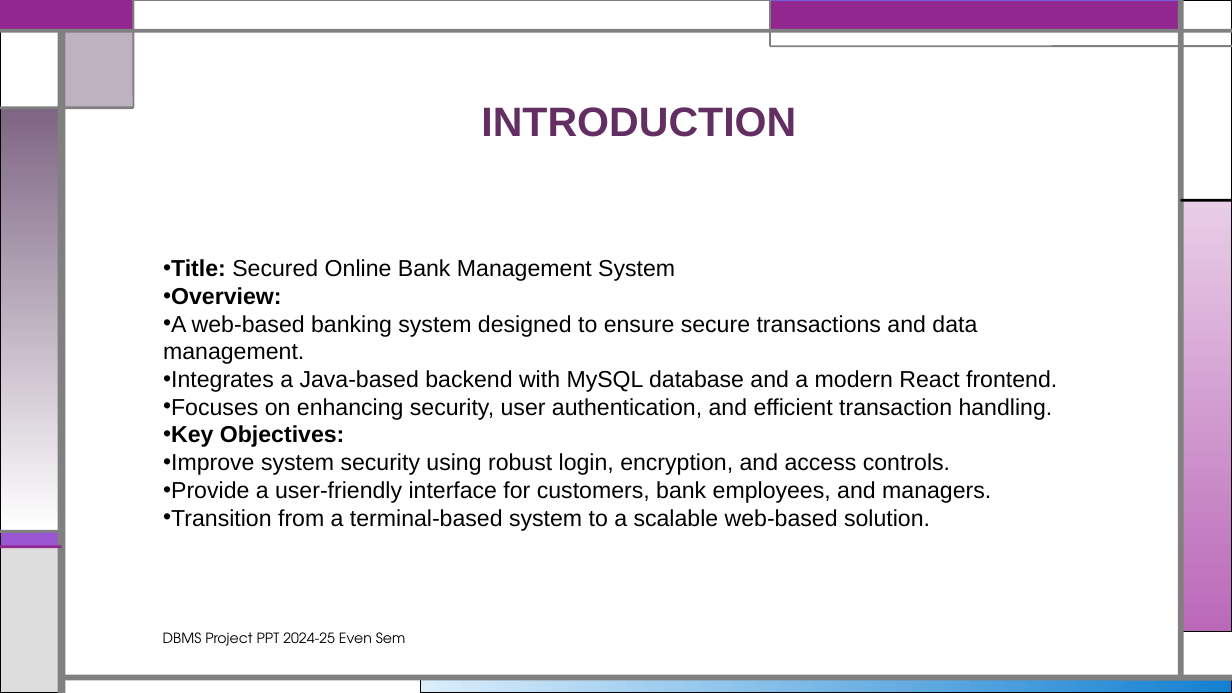
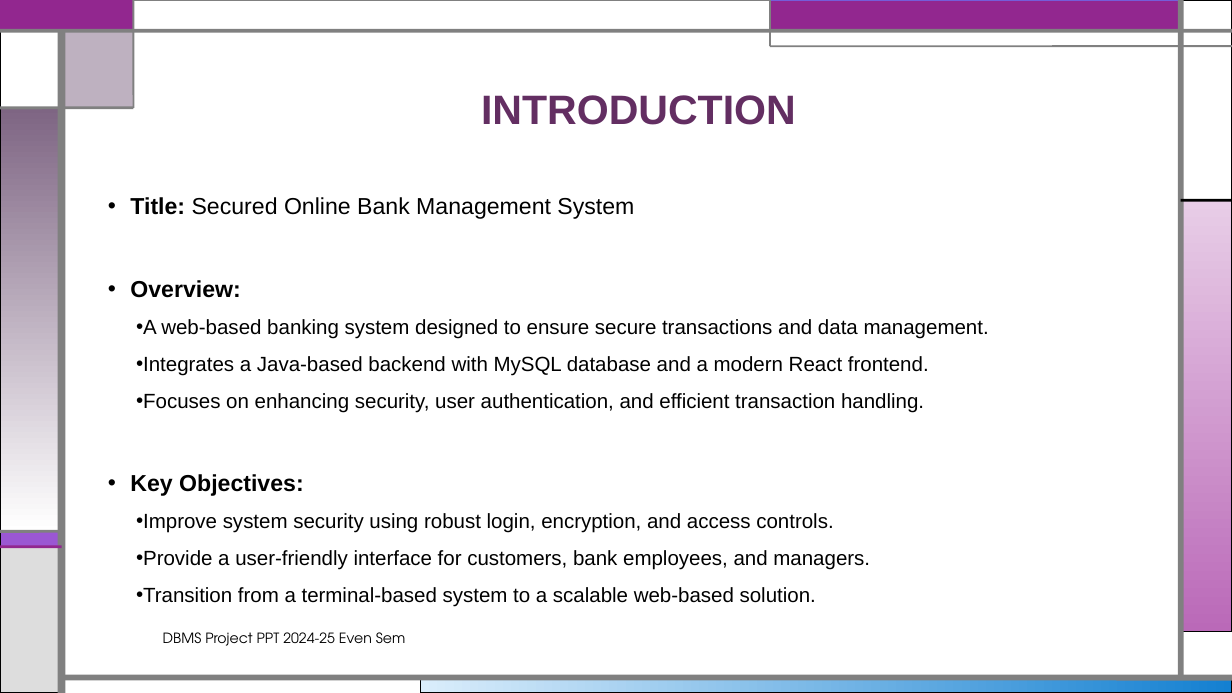
Before and after one commit to Drishay/CollegeProjects, a slide deck: slide 3 of DBMS-Project/others-details/Presentation-001.pptx. Drawn at 1232x693 pixels with LibreOffice and Linux fonts; fonts in the diff are those of the drawing. Boxes give left, top, right and bottom in pixels: in the first picture for what was removed or moved away, otherwise in the second. Text is boxed around its words. In the diff, an @@ line names an element or a change of style, - is before the commit and + after.

Commit message:
frontend added

```diff
--- a/DBMS-Project/others-details/Presentation-001.pptx
+++ b/DBMS-Project/others-details/Presentation-001.pptx
@@ title "INTRODUCTION": place and size @@
-title "INTRODUCTION" at bbox=[481, 107, 796, 137]
+title "INTRODUCTION" at bbox=[481, 95, 796, 125]
@@ text "Title: Secured Online Bank Management ...": place and size @@
-text "Title: Secured Online Bank Management ..." at bbox=[163, 259, 1057, 531]
+text "Title: Secured Online Bank Management ..." at bbox=[130, 197, 989, 607]
@@ text "Title: Secured Online Bank Management ..." at bbox=[130, 197, 989, 607]: size 18 to 16 pt in "A web-based banking system designed to ensure ...", "Integrates a Java-based backend with MySQL database ...", "Focuses on enhancing security, user authentication, and ...", "Improve system security using robust login, encryption, ..." and 2 more places; indent changed; line spacing 1 to 1.5; list level 1 to 2 in "A web-based banking system designed ..."; list level 1 to 2 in "Integrates a Java-based backend with ..."; list level 1 to 2 in "Focuses on enhancing security, user ..."; list level 1 to 2 in "Improve system security using robust ..."; list level 1 to 2 in "Provide a user-friendly interface for ..."; list level 1 to 2 in "Transition from a terminal-based system ..." @@
```
Also in this commit, not shown: 6 other slides changed, 3 slides added, 9 other files.
